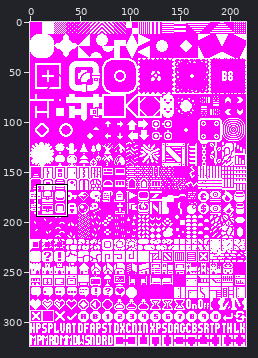
One commit to this sprite sheet: assets/font-tiles.png. Above: a wide view before the commit, with the close-up outlined.
Close-up. As it was:
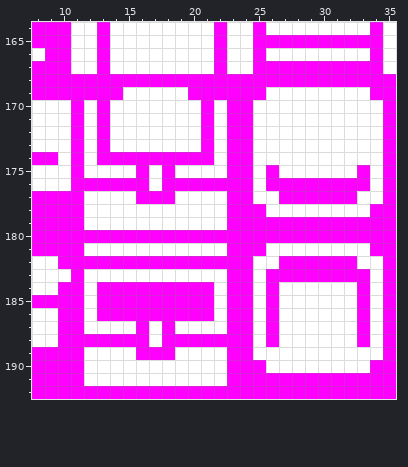
The file is 216x324 pixels. Shown: x 8..35, y 164..192.
After the commit:
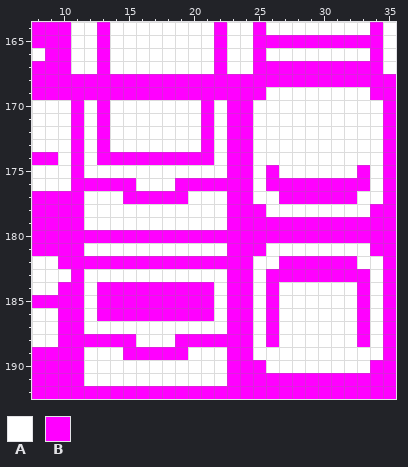
Palette (. is transparent): A #ffffff  B #ff00ff
Change:
The edit turns colour B into colour A in rows 175 to 176 at x 16 and 18; in rows 187 to 188 at x 16 and 18.
The edit turns colour A into colour B in row 169 at x 15 to 19; in row 177 at x 15 and 19; in row 189 at x 15 and 19.
Where, in picture pixels (left, top, right, bottom), the same in both close-ups:
changed: (123, 87, 188, 100)
changed: (123, 165, 188, 204)
changed: (123, 321, 188, 360)
